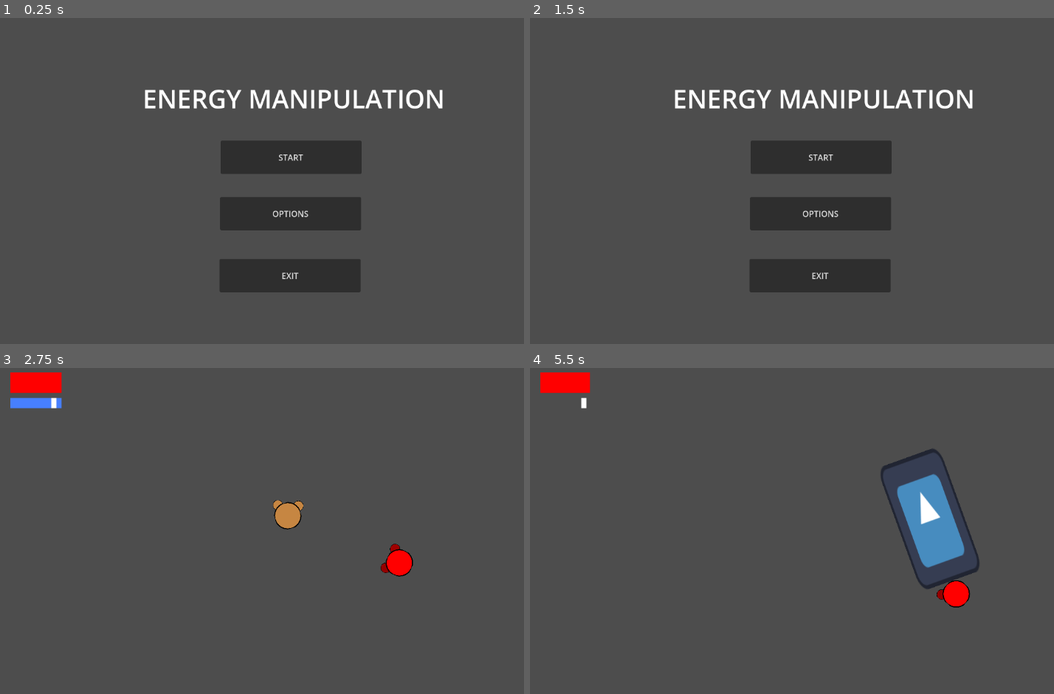
Above: before the commit, frames 1-4 (two rows, left to right).
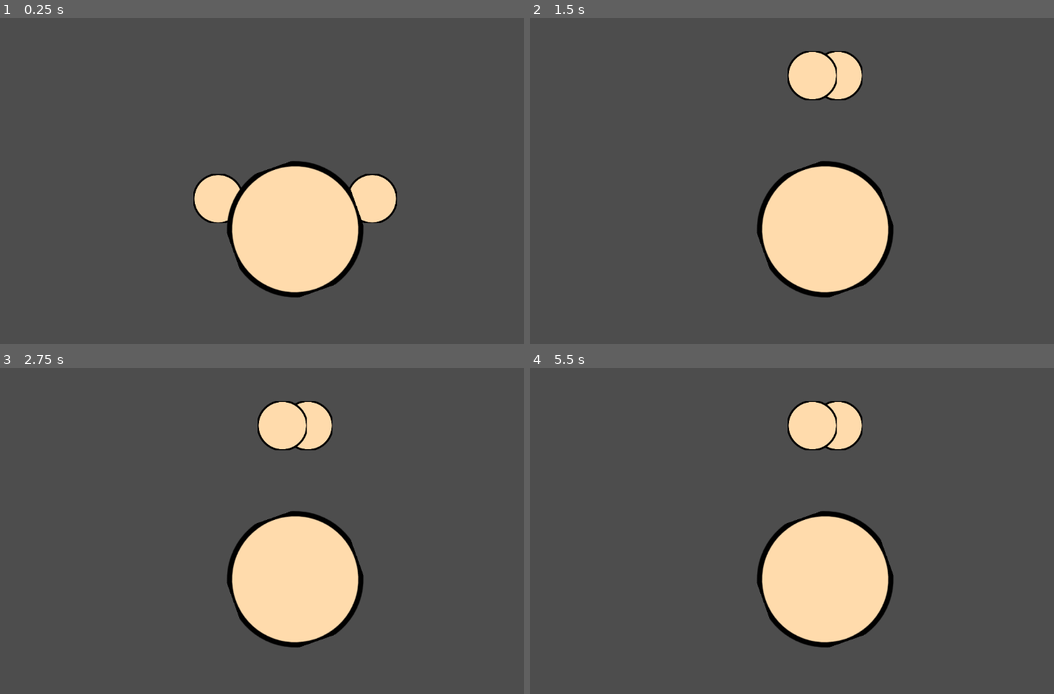
Above: after the commit, the same moments.

Repository: aayushrh/EnergyManipulation
Game: Godot game, scene res://AnimationTest.tscn
Same seed, same stepped clock (60 frames per second), same inputs: the game is played once before the commit and once after it. Before the commit the project starts from res://World/MainMenu.tscn. The engine's default icon, where the game draws it, is replaced by a stand-in: a white triangle on a blue panel in a dark square.
Inputs (mouse positions are in pixels of both pictures, inside the frame that each line leads up to):
- Up to frame 1 (0.25 s): no input
- Up to frame 2 (1.5 s): click (818, 213) at 0.5 s, where only the run before the commit has a clickable "OPTIONS"; tap Enter at 1.25 s; move the mouse to (556, 27) at 1.27 s; hold D (right) from 1.28 s (still down); click (556, 27) at 1.35 s
- Up to frame 3 (2.75 s): release D (right) at 2 s; click (293, 508) at 2 s, where only the run before the commit has a clickable "START"
- Up to frame 4 (5.5 s): move the mouse to (708, 544) at 2.77 s; hold S (down) 2.78-3.53 s; tap E (Ability1) at 2.85 s; click (708, 544) at 3.05 s; move the mouse to (886, 456) at 3.52 s; hold D (right) 3.53-4.28 s; tap Q (Ability2) at 3.6 s; click (886, 456) at 3.8 s; move the mouse to (797, 592) at 4.27 s; hold W (up) 4.28-5.03 s; tap R (Ability3) at 4.35 s; click (797, 592) at 4.55 s; move the mouse to (1001, 576) at 5.02 s; hold A (left) from 5.03 s (still down); click (1001, 576) at 5.1 s

The runs differ from the first frame. In frame 1, 15% of the frame differs, in the area x 27-85%, y 21-86%; in frame 2, 15%; in frame 3, 12%; in frame 4, 14%.

Commit message:
Add files via upload

Diff:
--- /dev/null
+++ b/AnimationTest.gd
@@ -0,0 +1,38 @@
+extends Node2D
+
+@export var rad = 10
+@export var speed = 7
+
+var time = 0
+var state = 0
+
+func _process(delta):
+	if state == 0:
+		time += delta * speed
+		var x = rad * cos(-time)
+		var y = rad * sin(-time)
+		$Art/RArm.position.x = -x + 30 - time
+		$Art/RArm.position.y = -y - 20 - time
+		$Art/LArm.position.x = x - 30+ time
+		$Art/LArm.position.y = -y - 20 - time
+		var distV = $Art/RArm.position - Vector2(20 - time, -20 - time)
+		var dist = pow(distV.x,2) + pow(distV.y,2)
+		if(dist < 0.1 and time > 1):
+			state += 1
+			print(time)
+	elif state == 1:
+		$Art/RArm.position = Vector2(20 - time, -20 - time)
+		$Art/LArm.position = Vector2(-20 + time, -20 - time)
+		state += 1
+	elif state == 2:
+		$Art/RArm.position += Vector2(-0.25,-0.968) * 3
+		$Art/LArm.position += Vector2(0.25,-0.968) * 3
+		var distV = $Art/RArm.position - Vector2(5, -60)
+		print(distV)
+		var dist = pow(distV.x,2) + pow(distV.y,2)
+		if(dist < 3):
+			state += 1
+	elif state == 3:
+		$Art/RArm.position = Vector2(5, -60)
+		$Art/LArm.position = Vector2(-5, -60)
+		state += 1
--- /dev/null
+++ b/AnimationTest.tscn
@@ -0,0 +1,73 @@
+[gd_scene load_steps=7 format=3 uid="uid://d0vwv5gyabyk7"]
+
+[ext_resource type="Texture2D" uid="uid://i4ieveg4cd1m" path="res://Art/Brandon.png" id="1_0kolu"]
+[ext_resource type="Script" path="res://AnimationTest.gd" id="1_hrqdx"]
+
+[sub_resource type="Animation" id="Animation_71x8b"]
+resource_name = "new_animation"
+
+[sub_resource type="Animation" id="Animation_2syft"]
+resource_name = "DragonStyle"
+tracks/0/type = "value"
+tracks/0/imported = false
+tracks/0/enabled = true
+tracks/0/path = NodePath("Art/RArm:position")
+tracks/0/interp = 1
+tracks/0/loop_wrap = true
+tracks/0/keys = {
+"times": PackedFloat32Array(0, 0.1, 0.2, 0.3, 0.4, 0.5, 0.6, 0.7, 0.8),
+"transitions": PackedFloat32Array(1, 1, 1, 1, 1, 1, 1, 1, 1),
+"update": 0,
+"values": [Vector2(20, -20), Vector2(30, -10), Vector2(40, 10), Vector2(50, -10), Vector2(60, -20), Vector2(50, -20), Vector2(40, -30), Vector2(30, -50), Vector2(20, -20)]
+}
+
+[sub_resource type="Animation" id="Animation_dmkkx"]
+length = 0.001
+tracks/0/type = "value"
+tracks/0/imported = false
+tracks/0/enabled = true
+tracks/0/path = NodePath("Art/RArm:position")
+tracks/0/interp = 1
+tracks/0/loop_wrap = true
+tracks/0/keys = {
+"times": PackedFloat32Array(0),
+"transitions": PackedFloat32Array(1),
+"update": 0,
+"values": [Vector2(20, -20)]
+}
+
+[sub_resource type="AnimationLibrary" id="AnimationLibrary_jrcg4"]
+_data = {
+"DragonStyle": SubResource("Animation_2syft"),
+"RESET": SubResource("Animation_dmkkx"),
+"new_animation": SubResource("Animation_71x8b")
+}
+
+[node name="Node2D" type="Node2D"]
+script = ExtResource("1_hrqdx")
+
+[node name="Art" type="Node2D" parent="."]
+position = Vector2(2.08165e-12, 100)
+scale = Vector2(5, 5)
+
+[node name="RArm" type="Sprite2D" parent="Art"]
+position = Vector2(20, -20)
+scale = Vector2(0.075, 0.075)
+texture = ExtResource("1_0kolu")
+
+[node name="LArm" type="Sprite2D" parent="Art"]
+position = Vector2(-20, -20)
+scale = Vector2(0.075, 0.075)
+texture = ExtResource("1_0kolu")
+
+[node name="Body" type="Sprite2D" parent="Art"]
+rotation = -0.341083
+scale = Vector2(0.2, 0.2)
+texture = ExtResource("1_0kolu")
+
+[node name="AnimationPlayer" type="AnimationPlayer" parent="."]
+libraries = {
+"": SubResource("AnimationLibrary_jrcg4")
+}
+
+[node name="Camera2D" type="Camera2D" parent="."]
--- a/Enemies/BasicEnemy.tscn
+++ b/Enemies/BasicEnemy.tscn
@@ -2,7 +2,7 @@
 
 [ext_resource type="Script" path="res://Enemies/BasicEnemy.gd" id="1_2rskt"]
 [ext_resource type="PackedScene" uid="uid://x7ruxh1dbsp6" path="res://Effects/punch_shockwave.tscn" id="2_52n48"]
-[ext_resource type="Texture2D" uid="uid://i4ieveg4cd1m" path="res://Art/LightestPlayer.png" id="2_qpj02"]
+[ext_resource type="Texture2D" uid="uid://i4ieveg4cd1m" path="res://Art/Brandon.png" id="2_qpj02"]
 [ext_resource type="Script" path="res://Effects/SoftBody.gd" id="4_ugpfv"]
 
 [sub_resource type="CircleShape2D" id="CircleShape2D_7svlq"]
--- a/Player/Player.gd
+++ b/Player/Player.gd
@@ -129,8 +129,9 @@
 			shockwave.global_position = global_position
 			shockwave.rotation_degrees = rotation_degrees
 			shockwave.sender = self
-			shockwave.energy = max(min(stored_energy, 1), 0.05)
-			stored_energy -= min(stored_energy, 1)
+			#shockwave.energy = max(min(stored_energy, 1), 0.05)
+			shockwave.energy = 1
+			#stored_energy -= min(stored_energy, 1)
 			$CanvasLayer/EnergyBar.size.x = stored_energy*100
 			get_tree().current_scene.add_child(shockwave)
 
--- a/World/Options.tscn
+++ b/World/Options.tscn
@@ -27,5 +27,6 @@
 offset_bottom = 324.0
 size_flags_horizontal = 3
 size_flags_vertical = 3
+mouse_filter = 1
 
 [connection signal="meta_clicked" from="Back" to="Back" method="_on_meta_clicked"]
--- /dev/null
+++ b/World/UI/InputChangeButton.gd
@@ -0,0 +1,32 @@
+extends Button
+
+var changing = false
+var prevA = ""
+
+func _input(event):
+	if event is InputEventKey and changing:
+		var action = $HBoxContainer/Input.text
+		for i in InputMap.action_get_events(action):
+			InputMap.action_erase_event(action, i)
+		InputMap.action_add_event(action, event)
+		_not_changing()
+		$HBoxContainer/Action.text = event.as_text() + " "
+		prevA = $HBoxContainer/Action.text
+	elif event is InputEventMouseButton:
+		_not_changing()
+
+func _on_pressed():
+	if(!changing):
+		_is_changing()
+	else:
+		_not_changing()
+
+func _is_changing():
+	prevA = $HBoxContainer/Action.text
+	$HBoxContainer/Action.text = "WAITING FOR INPUT..."
+	changing = true
+
+func _not_changing():
+	if(prevA != ""):
+		$HBoxContainer/Action.text = prevA
+	changing = false
--- a/World/UI/InputChangeButton.tscn
+++ b/World/UI/InputChangeButton.tscn
@@ -1,8 +1,12 @@
-[gd_scene format=3 uid="uid://oflqybs67ydg"]
+[gd_scene load_steps=2 format=3 uid="uid://oflqybs67ydg"]
+
+[ext_resource type="Script" path="res://World/UI/InputChangeButton.gd" id="1_4g43q"]
 
 [node name="Button" type="Button"]
 custom_minimum_size = Vector2(2.08165e-12, 52)
 size_flags_vertical = 3
+mouse_filter = 1
+script = ExtResource("1_4g43q")
 
 [node name="HBoxContainer" type="HBoxContainer" parent="."]
 layout_mode = 1
@@ -11,6 +15,7 @@
 anchor_bottom = 1.0
 grow_horizontal = 2
 grow_vertical = 2
+mouse_filter = 2
 theme_override_constants/separation = 20
 
 [node name="Seperation" type="Label" parent="HBoxContainer"]
@@ -25,6 +30,7 @@
 [node name="Control" type="Control" parent="HBoxContainer"]
 layout_mode = 2
 size_flags_horizontal = 3
+mouse_filter = 1
 
 [node name="Action" type="Label" parent="HBoxContainer"]
 layout_mode = 2
@@ -34,3 +40,5 @@
 [node name="Seperation2" type="Label" parent="HBoxContainer"]
 layout_mode = 2
 theme_override_font_sizes/font_size = 30
+
+[connection signal="pressed" from="." to="." method="_on_pressed"]
--- a/World/UI/input_change_system.tscn
+++ b/World/UI/input_change_system.tscn
@@ -12,6 +12,7 @@
 anchor_bottom = 1.0
 grow_horizontal = 2
 grow_vertical = 2
+mouse_filter = 2
 
 [node name="PanelContainer" type="PanelContainer" parent="."]
 layout_mode = 1
@@ -26,15 +27,18 @@
 offset_bottom = 272.0
 grow_horizontal = 2
 grow_vertical = 2
+mouse_filter = 2
 theme_override_styles/panel = SubResource("StyleBoxFlat_dle1k")
 
 [node name="MarginContainer" type="MarginContainer" parent="PanelContainer"]
 layout_mode = 2
+mouse_filter = 2
 theme_override_constants/margin_top = 24
 theme_override_constants/margin_bottom = 24
 
 [node name="VBoxContainer" type="VBoxContainer" parent="PanelContainer/MarginContainer"]
 layout_mode = 2
+mouse_filter = 2
 
 [node name="ScrollContainer" type="ScrollContainer" parent="PanelContainer/MarginContainer/VBoxContainer"]
 layout_mode = 2
@@ -44,11 +48,13 @@
 [node name="MarginContainer" type="MarginContainer" parent="PanelContainer/MarginContainer/VBoxContainer/ScrollContainer"]
 layout_mode = 2
 size_flags_horizontal = 3
+mouse_filter = 2
 theme_override_constants/margin_left = 30
 theme_override_constants/margin_right = 30
 
 [node name="Action List" type="VBoxContainer" parent="PanelContainer/MarginContainer/VBoxContainer/ScrollContainer/MarginContainer"]
 layout_mode = 2
 size_flags_horizontal = 3
+mouse_filter = 2
 theme_override_constants/separation = 20
 script = ExtResource("1_vinhy")
--- /dev/null
+++ b/World/World.gd
@@ -0,0 +1,10 @@
+extends Node2D
+
+func _process(delta):
+	if(Input.is_action_just_pressed("Pause") and Global.pause):
+		Global.pause = false
+		$CanvasLayer.visible = false
+	elif(Input.is_action_just_pressed("Pause") and !Global.pause):
+		print(Global.pause)
+		Global.pause = true
+		$CanvasLayer.visible = true
--- a/World/World.tscn
+++ b/World/World.tscn
@@ -1,12 +1,28 @@
-[gd_scene load_steps=3 format=3 uid="uid://nqt08ivqhy5v"]
+[gd_scene load_steps=5 format=3 uid="uid://nqt08ivqhy5v"]
 
+[ext_resource type="Script" path="res://World/World.gd" id="1_dcdsc"]
 [ext_resource type="PackedScene" uid="uid://mpo3uyl0648p" path="res://Player/Player.tscn" id="1_s7tpg"]
 [ext_resource type="PackedScene" uid="uid://c2gbss4jwhyhl" path="res://Enemies/BasicEnemy.tscn" id="2_ipdvr"]
+[ext_resource type="PackedScene" uid="uid://c65x0w6dlh245" path="res://World/UI/input_change_system.tscn" id="4_eyl0v"]
 
 [node name="World" type="Node2D"]
+script = ExtResource("1_dcdsc")
 
 [node name="Player" parent="." instance=ExtResource("1_s7tpg")]
 position = Vector2(561, 300)
 
 [node name="BasicEnemy" parent="." instance=ExtResource("2_ipdvr")]
 position = Vector2(949, 464)
+
+[node name="CanvasLayer" type="CanvasLayer" parent="."]
+visible = false
+
+[node name="ColorRect" type="ColorRect" parent="CanvasLayer"]
+anchors_preset = 15
+anchor_right = 1.0
+anchor_bottom = 1.0
+grow_horizontal = 2
+grow_vertical = 2
+color = Color(0.190762, 0.190762, 0.190762, 0.678431)
+
+[node name="InputChangeSystem" parent="CanvasLayer" instance=ExtResource("4_eyl0v")]
--- a/project.godot
+++ b/project.godot
@@ -11,7 +11,7 @@
 [application]
 
 config/name="EnergyManipulation"
-run/main_scene="res://World/MainMenu.tscn"
+run/main_scene="res://AnimationTest.tscn"
 config/features=PackedStringArray("4.2", "GL Compatibility")
 config/icon="res://icon.svg"
 
@@ -81,6 +81,11 @@
 "events": [Object(InputEventKey,"resource_local_to_scene":false,"resource_name":"","device":-1,"window_id":0,"alt_pressed":false,"shift_pressed":false,"ctrl_pressed":false,"meta_pressed":false,"pressed":false,"keycode":0,"physical_keycode":82,"key_label":0,"unicode":114,"echo":false,"script":null)
 ]
 }
+Pause={
+"deadzone": 0.5,
+"events": [Object(InputEventKey,"resource_local_to_scene":false,"resource_name":"","device":-1,"window_id":0,"alt_pressed":false,"shift_pressed":false,"ctrl_pressed":false,"meta_pressed":false,"pressed":false,"keycode":0,"physical_keycode":76,"key_label":0,"unicode":108,"echo":false,"script":null)
+]
+}
 
 [rendering]
 
